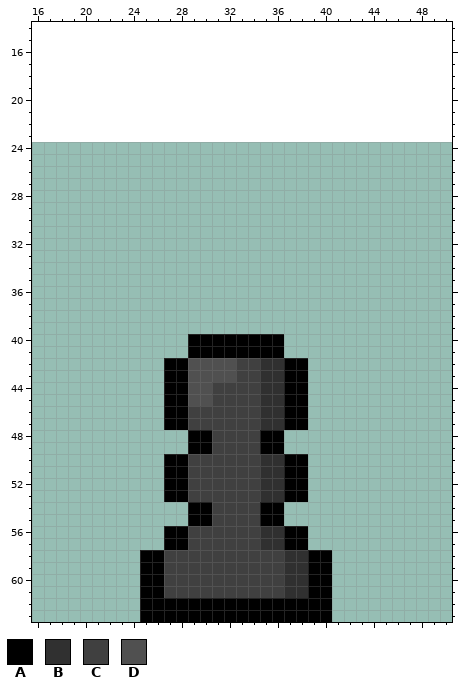
Pixel-art sprite, stored at assets/blackPawn.png. The picture above was drawn from the file before the commit.
The file is 40x40 pixels. Shown: x 16..50, y 14..63. The old version is drawn lined up with the new one, on the new canvas.
Palette (. is transparent): A #000000  B #303030  C #404040  D #505050
Pixels before, first column x 25:
40 ....AAAAAAAA....
41 ....AAAAAAAA....
42 ..AADDDDCCBBAA..
43 ..AADDDDCCBBAA..
44 ..AADDCCCCBBAA..
45 ..AADDCCCCBBAA..
46 ..AACCCCCCBBAA..
47 ..AACCCCCCBBAA..
48 ....AACCCCAA....
49 ....AACCCCAA....
50 ..AACCCCCCBBAA..
51 ..AACCCCCCBBAA..
52 ..AACCCCCCBBAA..
53 ..AACCCCCCBBAA..
54 ....AACCCCAA....
55 ....AACCCCAA....
56 ..AACCCCCCBBAA..
57 ..AACCCCCCBBAA..
58 AACCCCCCCCCCBBAA
59 AACCCCCCCCCCBBAA
60 AACCCCCCCCCCBBAA
61 AACCCCCCCCCCBBAA
62 AAAAAAAAAAAAAAAA
63 AAAAAAAAAAAAAAAA
Once edited:
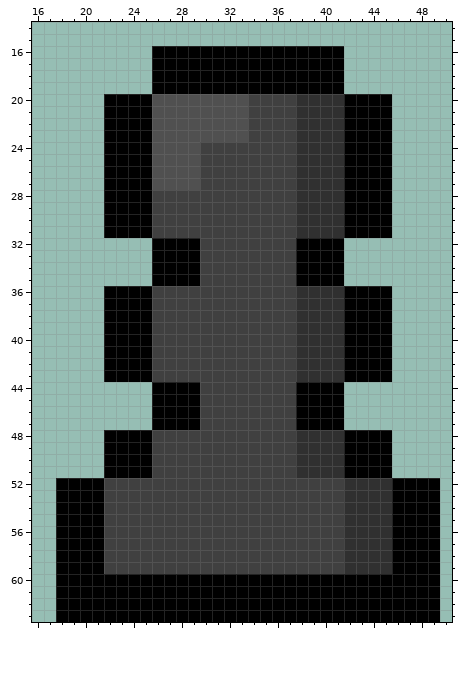
From old to new:
canvas 40x40 -> 64x64, the old top-left corner now at 12,24
Changed rows in their new state; - is an unchanged pixel.
first column x 18:
16 --------AAAAAAAAAAAAAAAA--------
17 --------AAAAAAAAAAAAAAAA--------
18 --------AAAAAAAAAAAAAAAA--------
19 --------AAAAAAAAAAAAAAAA--------
20 ----AAAADDDDDDDDCCCCBBBBAAAA----
21 ----AAAADDDDDDDDCCCCBBBBAAAA----
22 ----AAAADDDDDDDDCCCCBBBBAAAA----
23 ----AAAADDDDDDDDCCCCBBBBAAAA----
24 ----AAAADDDDCCCCCCCCBBBBAAAA----
25 ----AAAADDDDCCCCCCCCBBBBAAAA----
26 ----AAAADDDDCCCCCCCCBBBBAAAA----
27 ----AAAADDDDCCCCCCCCBBBBAAAA----
28 ----AAAACCCCCCCCCCCCBBBBAAAA----
29 ----AAAACCCCCCCCCCCCBBBBAAAA----
30 ----AAAACCCCCCCCCCCCBBBBAAAA----
31 ----AAAACCCCCCCCCCCCBBBBAAAA----
32 --------AAAACCCCCCCCAAAA--------
33 --------AAAACCCCCCCCAAAA--------
34 --------AAAACCCCCCCCAAAA--------
35 --------AAAACCCCCCCCAAAA--------
36 ----AAAACCCCCCCCCCCCBBBBAAAA----
37 ----AAAACCCCCCCCCCCCBBBBAAAA----
38 ----AAAACCCCCCCCCCCCBBBBAAAA----
39 ----AAAACCCCCCCCCCCCBBBBAAAA----
40 ----AAAACCCCCCCCCCCCBBBBAAAA----
41 ----AAAACCCCCCCCCCCCBBBBAAAA----
42 ----AAAACCCCCCC--CCCBBBBAAAA----
43 ----AAAACCCCCCC--CCCBBBBAAAA----
44 --------A--AC----CCC-AAA--------
45 --------A--AC----CCC-AAA--------
46 --------A--A-----CCC-AAA--------
47 --------A--A-----CCC-AAA--------
48 ----AAAACCCCC----CCCBBBBAAAA----
49 ----AAAACCCCC----CCCBBBBAAAA----
50 ----AAAACCC------CCCBBBBAAAA----
51 ----AAAACCC------CCCBBBBAAAA----
52 AAAACCCCCCC------CCCCCCCBBBBAAAA
53 AAAACCCCCCC------CCCCCCCBBBBAAAA
54 AAAACCCCCCCCC----CCCCCCCBBBBAAAA
55 AAAACCCCCCCCC----CCCCCCCBBBBAAAA
56 AAAACCCCCCC------CCCCCCCBBBBAAAA
57 AAAACCCCCCC------CCCCCCCBBBBAAAA
58 AAAACCCCC----------CCCCCBBBBAAAA
59 AAAACCCCC----------CCCCCBBBBAAAA
60 AAAAAAA--AAAAAAAAAAAA--AAAAAAAAA
61 AAAAAAA--AAAAAAAAAAAA--AAAAAAAAA
62 AAAAAAA----------------AAAAAAAAA
63 AAAAAAA----------------AAAAAAAAA
Pixel boxes of the changes (left, top, right, bottom) in both pictures:
changed: (56, 46, 440, 622)
